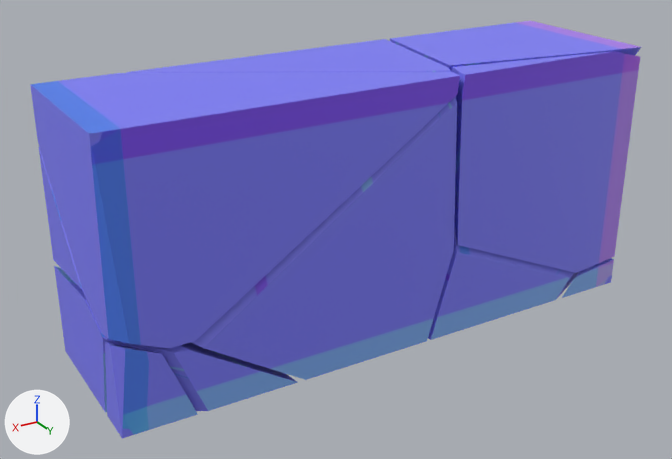
The Blender file Assets/Entities/Brick/Shattered Brick Model.blend: old version first, new version second.
Both versions are drawn from a 50 mm lens placed at (0.076, 0.273, 0.197), pointed at (-0.109, -0.035, 0.043). The lights are fixed; the arrows at lower left show +X, +Y and +Z.

In view in the first picture: 'Brick .LP_cell', 'Brick .LP_cell.001', 'Brick .LP_cell.002', 'Brick .LP_cell.003', 'Brick .LP_cell.004', 'Brick .LP_cell.005', 'Brick .LP_cell.006', 'Brick .LP_cell.007'.
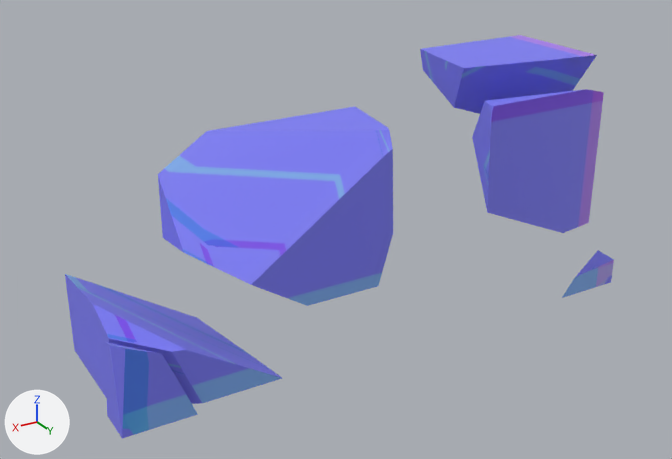
Boxes [x1, y1, x2, y2] around the edits, measured in the pictures (672 x 459 px):
'Brick .LP_cell.002', deleted (blue)
    before: [30, 72, 460, 348]
'Brick .LP_cell.003', rescaled (44% narrower, 42% shorter)
    before: [39, 39, 457, 380]
    after: [158, 107, 393, 306]
'Brick .LP_cell.004', rescaled
    before: [451, 51, 640, 273]
    after: [472, 89, 604, 233]
'Brick .LP_cell.006', rescaled (11% narrower, 11% shorter)
    before: [54, 266, 298, 412]
    after: [65, 274, 282, 404]
'Brick .LP_cell.005', rescaled
    before: [390, 21, 641, 71]
    after: [420, 35, 597, 114]
'Brick .LP_cell.007', deleted (blue)
    before: [428, 226, 579, 340]

The change in detail:
Object 'Brick .LP_cell.002' (ob_brick__lp_cell_002) is deleted.
Object 'Brick .LP_cell.003' (ob_brick__lp_cell_003) is rescaled from (1.0, 1.0, 1.0) to (0.576, 0.576, 0.576).
Object 'Brick .LP_cell.004' (ob_brick__lp_cell_004) is rescaled from (1.0, 1.0, 1.0) to (0.644, 0.644, 0.644).
Object 'Brick .LP_cell.005' (ob_brick__lp_cell_005) is rescaled from (1.0, 1.0, 1.0) to (0.708, 0.708, 0.708).
Object 'Brick .LP_cell.006' (ob_brick__lp_cell_006) is rescaled from (1.0, 1.0, 1.0) to (0.891, 0.891, 0.891).
Object 'Brick .LP_cell.007' (ob_brick__lp_cell_007) is deleted.
